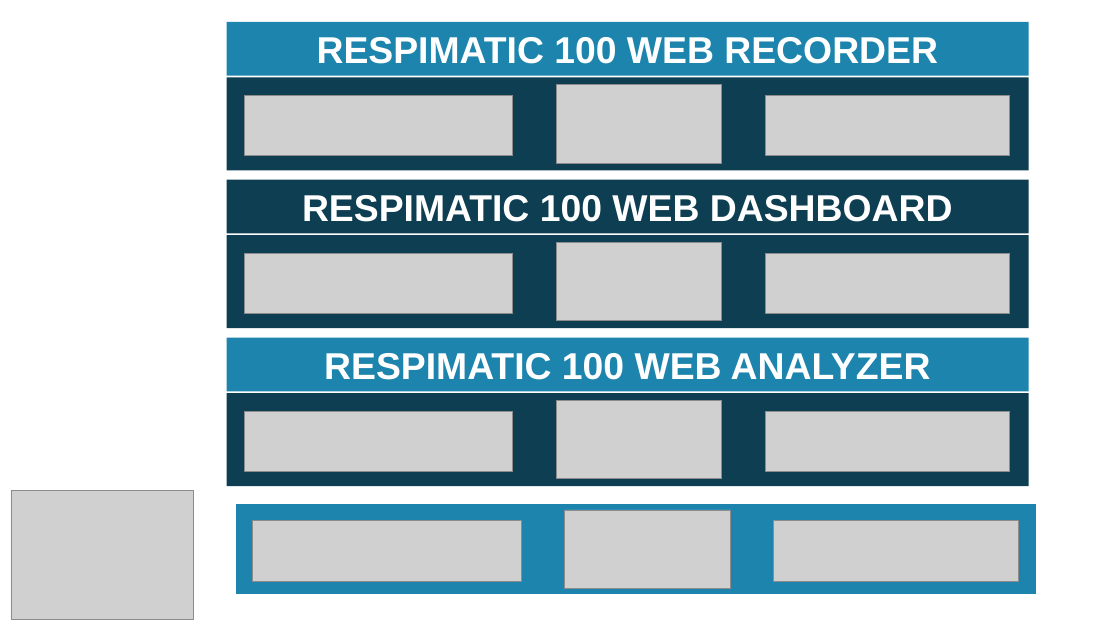
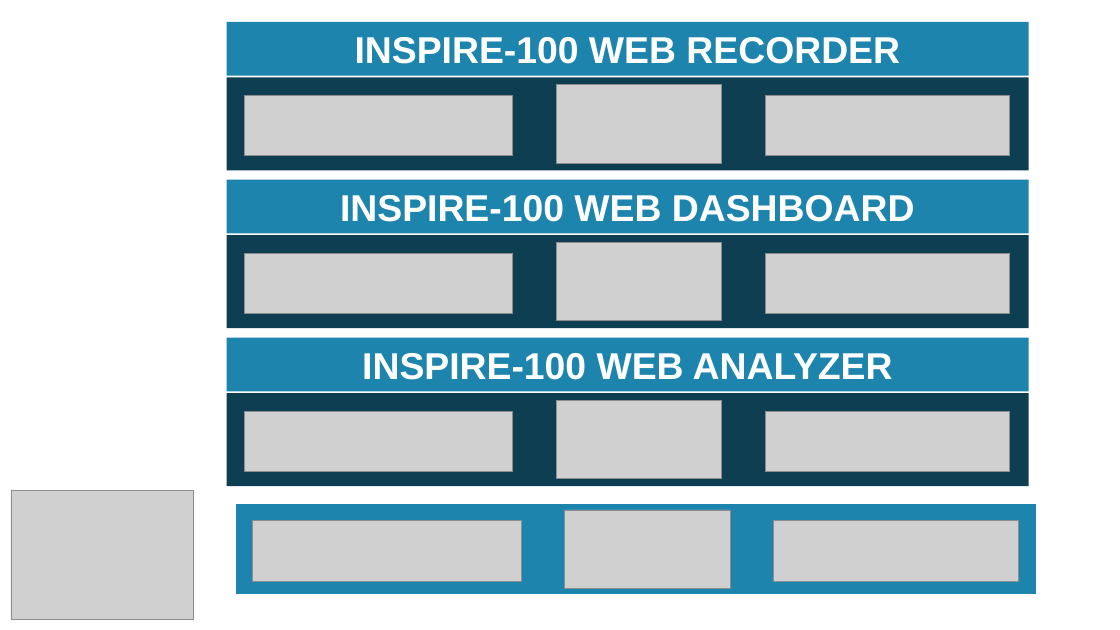
Before and after one commit to sunilmeister/sunilmeister.github.io, a slide deck: slide 1 of common/img/Logo.pptx. Drawn at 1120x630 pixels with LibreOffice and Linux fonts; fonts in the diff are those of the drawing; grey boxes stand for pictures. Boxes give left, top, right and bottom in pixels: in the first picture for what was removed or moved away, otherwise in the second. Text is boxed around its words. In the diff, an @@ line names an element or a change of style, - is before the commit and + after.

```diff
--- a/common/img/Logo.pptx
+++ b/common/img/Logo.pptx
@@ text in rectangle at box(355, 37, 900, 64): text changed @@
-RESPIMATIC 100 WEB RECORDER
+INSPIRE-100 WEB RECORDER
@@ rectangle "INSPIRE-100 WEB DASHBOARD" at box(227, 180, 1029, 234): fill #0D3E51 to #1D85AD @@
@@ text in rectangle at box(340, 195, 915, 222): text changed @@
-RESPIMATIC 100 WEB DASHBOARD
+INSPIRE-100 WEB DASHBOARD
@@ text in rectangle at box(362, 353, 893, 380): text changed @@
-RESPIMATIC 100 WEB ANALYZER
+INSPIRE-100 WEB ANALYZER
```
Also in this commit, not shown: 1 other slide changed, 2 slides removed, 39 other files.
